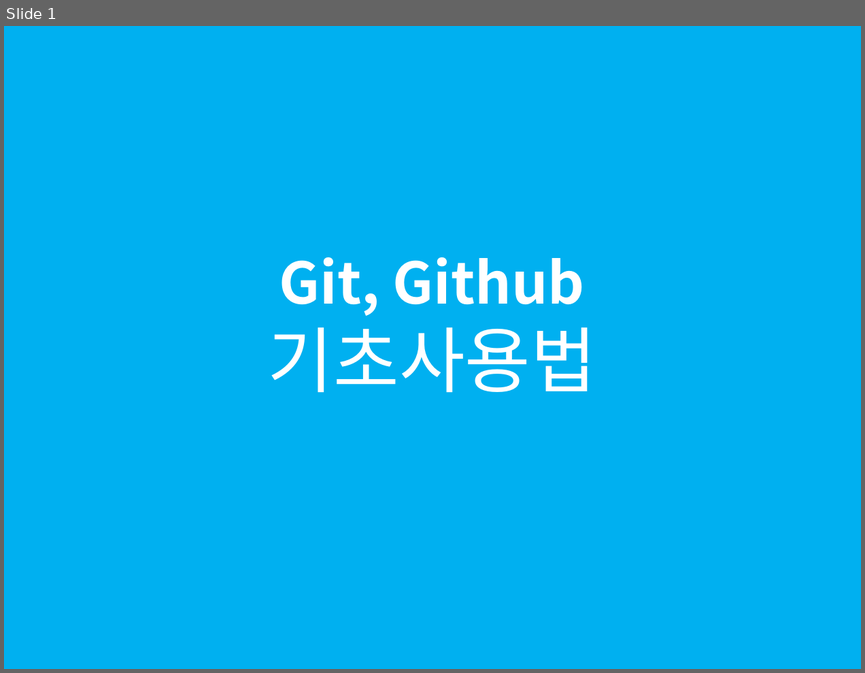
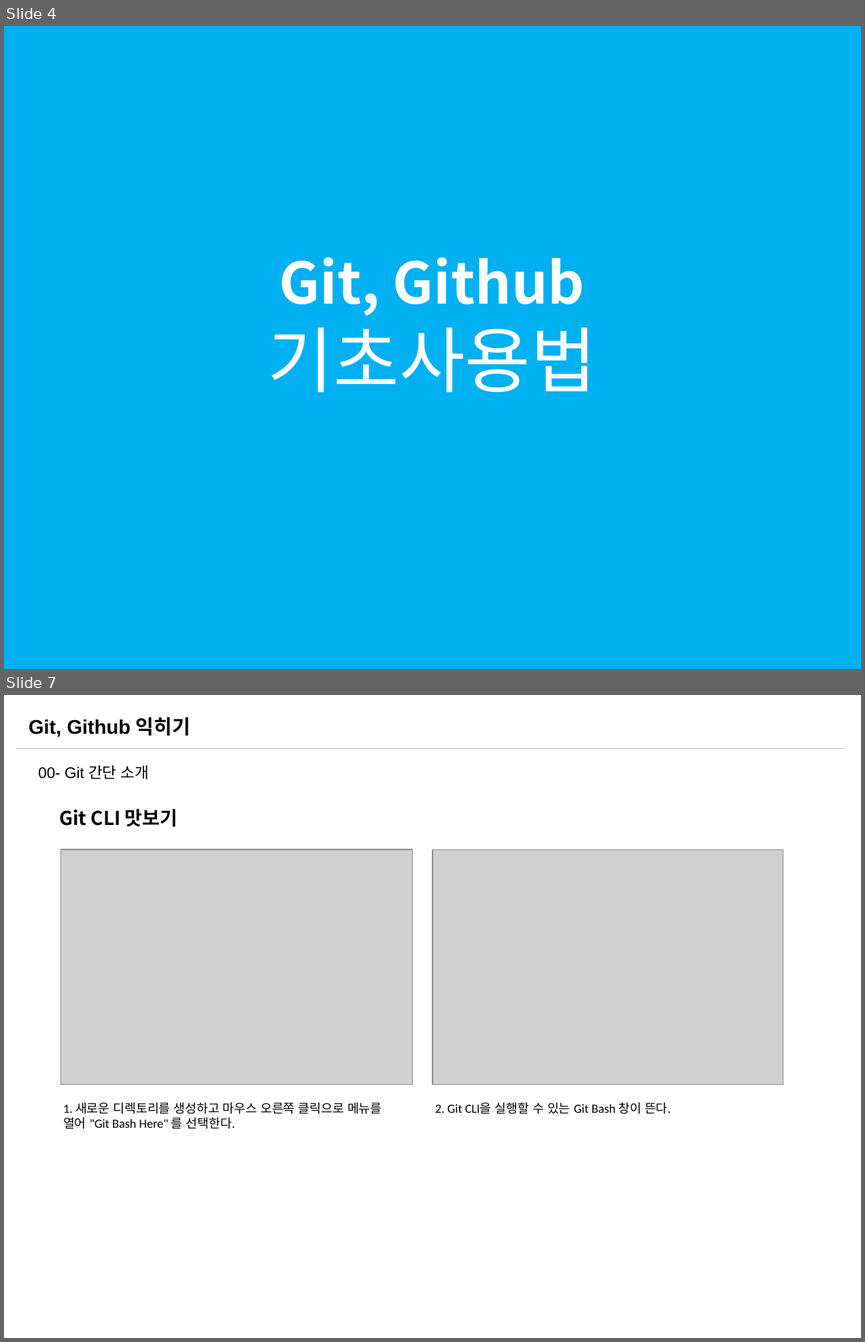
Before and after one commit to sabin21/NodeJS_Workflow_Study, a slide deck: CH00_Git_Github.pptx. Shown one above the other, each under a label of ours: slide 1 before the commit, slides 4 and 7 after it; the slides between them are not shown. The pictures are 865x673 and 865x1342 pixels, drawn with LibreOffice and Linux fonts; fonts in the diff are those of the drawing; grey boxes stand for pictures. Boxes give left, top, right and bottom in pixels: in the first picture for what was removed or moved away, otherwise in the second. Text is boxed around its words. In the diff, an @@ line names an element or a change of style, - is before the commit and + after.

```diff
--- a/CH00_Git_Github.pptx
+++ b/CH00_Git_Github.pptx
@@ slide 7 added at (4,695,861,1338), background #FFFFFF @@
@@ text added at (28,717,190,737), 16.6 pt, text #000000, bold @@
+Git, Github 익히기
@@ line added from (17, 748) to (844, 748), #BFBFBF 0.5 pt @@
@@ text added at (38,765,149,779), 12.9 pt, text #000000 @@
+00- Git 간단 소개
@@ text added at (59,809,177,827), 16 pt, text #000000, bold @@
+Git CLI 맛보기
@@ picture added at (60,849,412,1085) @@
@@ picture added at (432,850,783,1085) @@
@@ text added at (63,1102,381,1129), 10.5 pt, text #000000 @@
+1. 새로운 디렉토리를 생성하고 마우스 오른쪽 클릭으로 메뉴를 열어 "Git Bash Here" 를 선택한다.
@@ text added at (435,1102,670,1114), 10.5 pt, text #000000 @@
+2. Git CLI을 실행할 수 있는 Git Bash 창이 뜬다.
@@ what was slide 1 is now slide 4 @@
```
Also in this commit, not shown: 3 slides changed, 8 other slides added, 2 other files.
